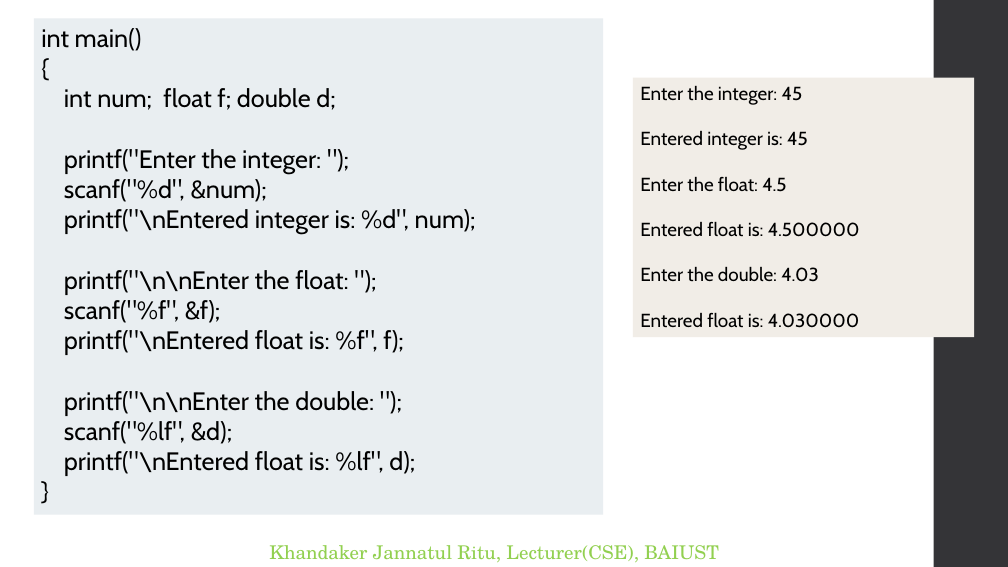
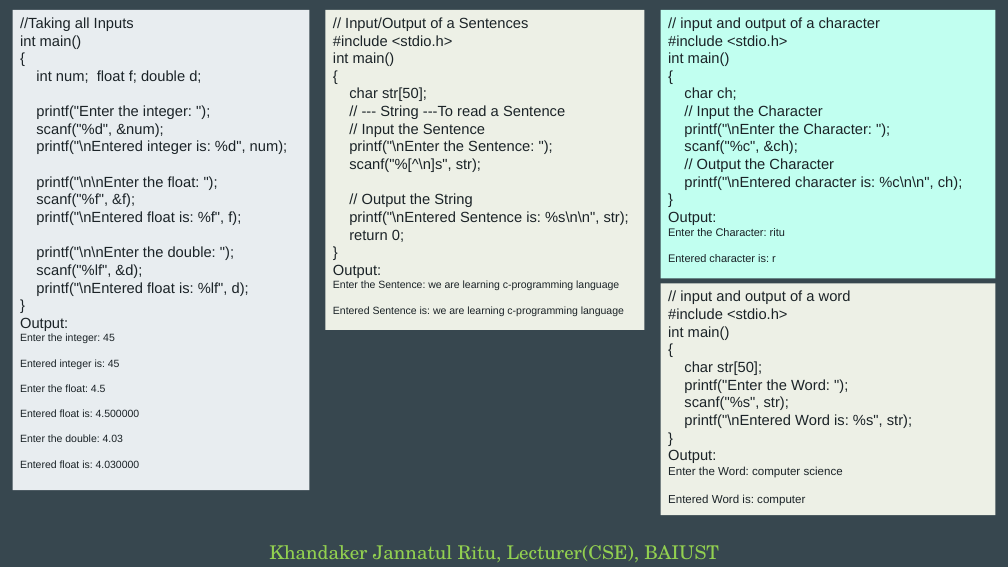
Before and after one commit to Raajokiaa-Ritu/03_Course___Structural-Programming-Language-C, a slide deck: slide 32 of Lecture - 1 introduction to c.pptx (slide 78 before the commit). Drawn at 1008x567 pixels with LibreOffice and Linux fonts; fonts in the diff are those of the drawing. Boxes give left, top, right and bottom in pixels: in the first picture for what was removed or moved away, otherwise in the second. Text is boxed around its words. In the diff, an @@ line names an element or a change of style, - is before the commit and + after.

```diff
--- a/Lecture - 1 introduction to c.pptx
+++ b/Lecture - 1 introduction to c.pptx
@@ background #FFFFFF to #37474F @@
@@ rectangle "//Taking all Inputs": place and size @@
-rectangle "//Taking all Inputs" at (34,18,603,514)
+rectangle "//Taking all Inputs" at (13,10,310,490)
@@ rectangle "//Taking all Inputs" at (13,10,310,490): fill #E9EEF1 to #E8EDF0 @@
@@ text in rectangle at (20,17,134,31): paragraph added @@
+//Taking all Inputs
@@ rectangle added at (325,10,644,330), fill #EDF0E6, 14 pt, text #1C2428 @@
+// Input/Output of a Sentences
+#include <stdio.h>
+int main()
+{
+char str[50];
+// --- String ---To read a Sentence
+// Input the Sentence
+printf("\nEnter the Sentence: ");
+scanf("%[^\n]s", str);
+// Output the String
+printf("\nEntered Sentence is: %s\n\n", str);
+return 0;
+}
+Output:
+Enter the Sentence: we are learning c-programming language
+Entered Sentence is: we are learning c-programming language
@@ rectangle added at (661,10,996,278), fill #C1FFF0, 14 pt, text #1C2428 @@
+// input and output of a character
+#include <stdio.h>
+int main()
+{
+char ch;
+// Input the Character
+printf("\nEnter the Character: ");
+scanf("%c", &ch);
+// Output the Character
+printf("\nEntered character is: %c\n\n", ch);
+}
+Output:
+Enter the Character: ritu
+Entered character is: r
@@ rectangle removed at (934,0,1008,567) @@
@@ text in rectangle at (20,35,288,296): size 24 to 14 pt, font Cabin to Arial, text colour #000000 to #1C2428 in "int main()", "{", "int num; float f; double d;", "printf("Enter the integer: ");" and 9 more places @@
@@ rectangle removed at (633,78,974,337) @@
-Enter the integer: 45
-Entered integer is: 45
-Enter the float: 4.5
-Entered float is: 4.500000
-Enter the double: 4.03
-Entered float is: 4.030000
@@ rectangle added at (661,284,996,515), fill #EDF0E6, 14 pt, text #1C2428 @@
+// input and output of a word
+#include <stdio.h>
+int main()
+{
+char str[50];
+printf("Enter the Word: ");
+scanf("%s", str);
+printf("\nEntered Word is: %s", str);
+}
+Output:
+Enter the Word: computer science
+Entered Word is: computer
@@ text in rectangle at (20,317,140,468): paragraphs added @@
+Output:
+Enter the integer: 45
+Entered integer is: 45
+Enter the float: 4.5
+Entered float is: 4.500000
+Enter the double: 4.03
+Entered float is: 4.030000
```
Also in this commit, not shown: 41 other slides changed, 5 slides added, 51 slides removed.
